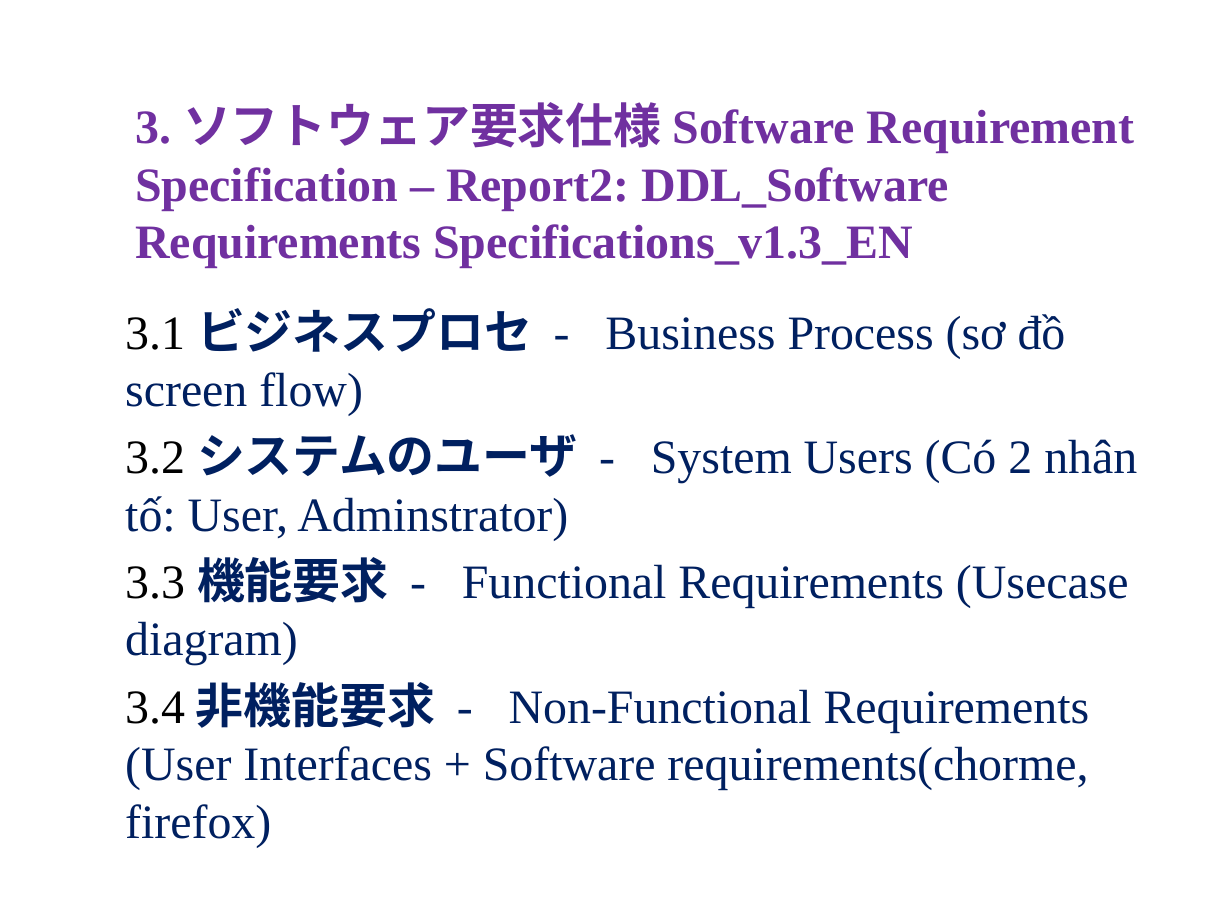
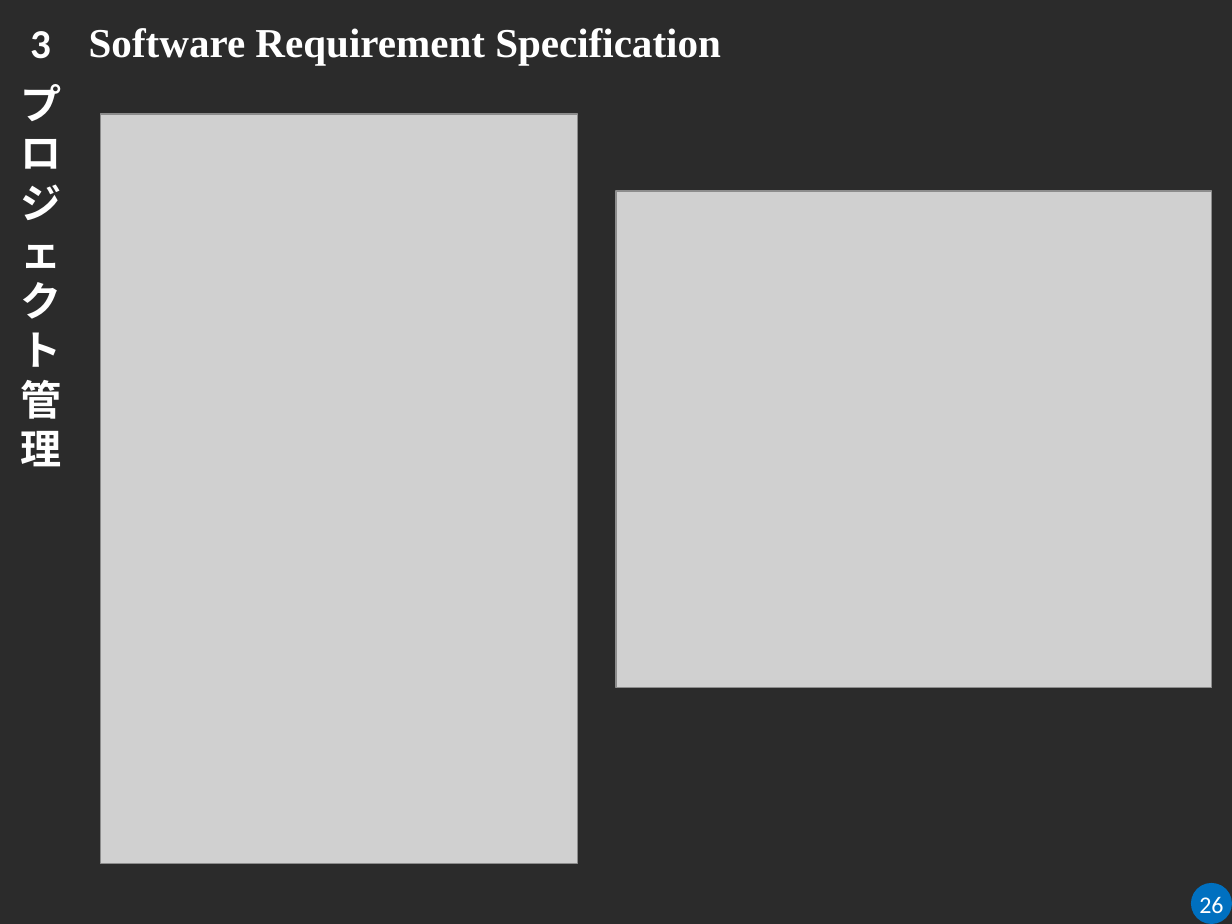
Before and after one commit to sangnvus/2015FALLJS01, a slide deck: slide 30 of WIP/Users/HuyNM/DDL_Slide_v1.0.pptx (slide 12 before the commit). Drawn at 1232x924 pixels with LibreOffice and Linux fonts; fonts in the diff are those of the drawing; grey boxes stand for pictures; background and template pictures are left out; a plain dark background stands for a picture behind light text. Boxes give left, top, right and bottom in pixels: in the first picture for what was removed or moved away, otherwise in the second. Text is boxed around its words. In the diff, an @@ line names an element or a change of style, - is before the commit and + after.

```diff
--- a/WIP/Users/HuyNM/DDL_Slide_v1.0.pptx
+++ b/WIP/Users/HuyNM/DDL_Slide_v1.0.pptx
@@ picture added at (101, 115, 578, 864) @@
@@ text removed at (135, 102, 1135, 268) @@
-3. ソフトウェア要求仕様 Software Requirement Specification – Report2: DDL_Software Requirements Specifications_v1.3_EN
@@ picture added at (616, 191, 1211, 687) @@
@@ subtitle removed at (125, 308, 1137, 847) @@
-3.1 ビジネスプロセ - Business Process (sơ đồ screen flow)
-3.2 システムのユーザ - System Users (Có 2 nhân tố: User, Adminstrator)
-3.3 機能要求 - Functional Requirements (Usecase diagram)
-3.4 非機能要求 - Non-Functional Requirements (User Interfaces + Software requirements(chorme, firefox)
@@ ellipse added at (1191, 883, 1232, 924), fill #0070C0, 14 pt, text #FFFFFF @@
+26
```
Also in this commit, not shown: 28 other slides changed, 47 slides added, 4 slides removed.
